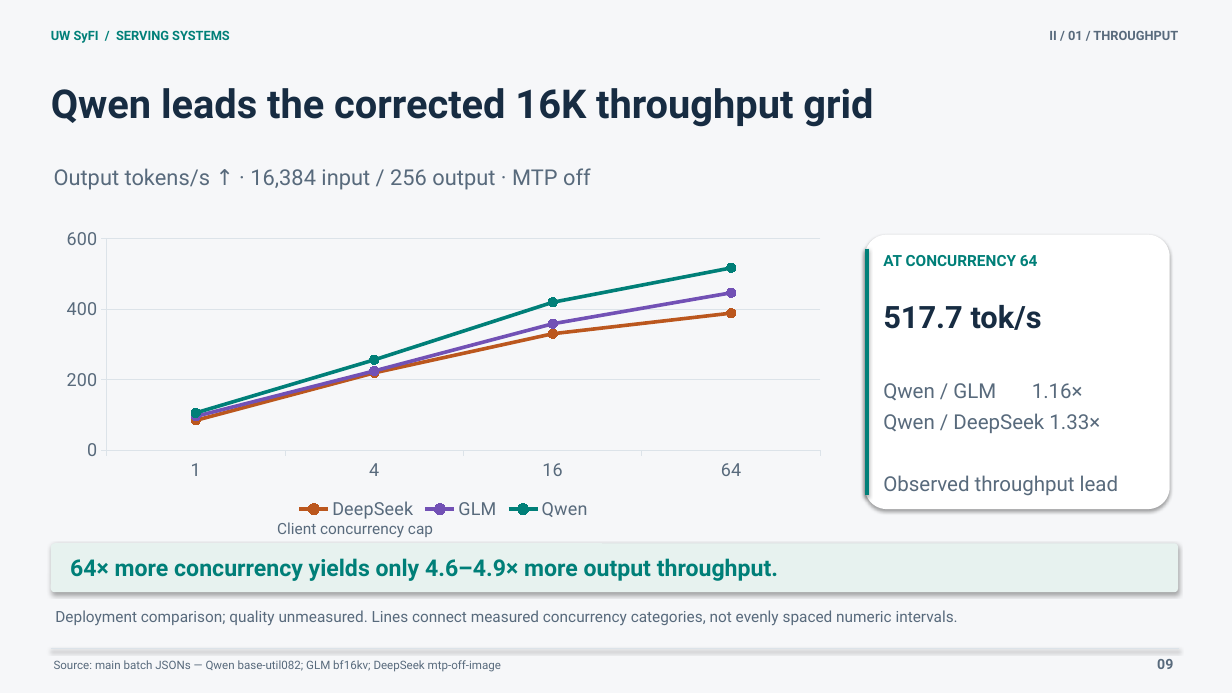
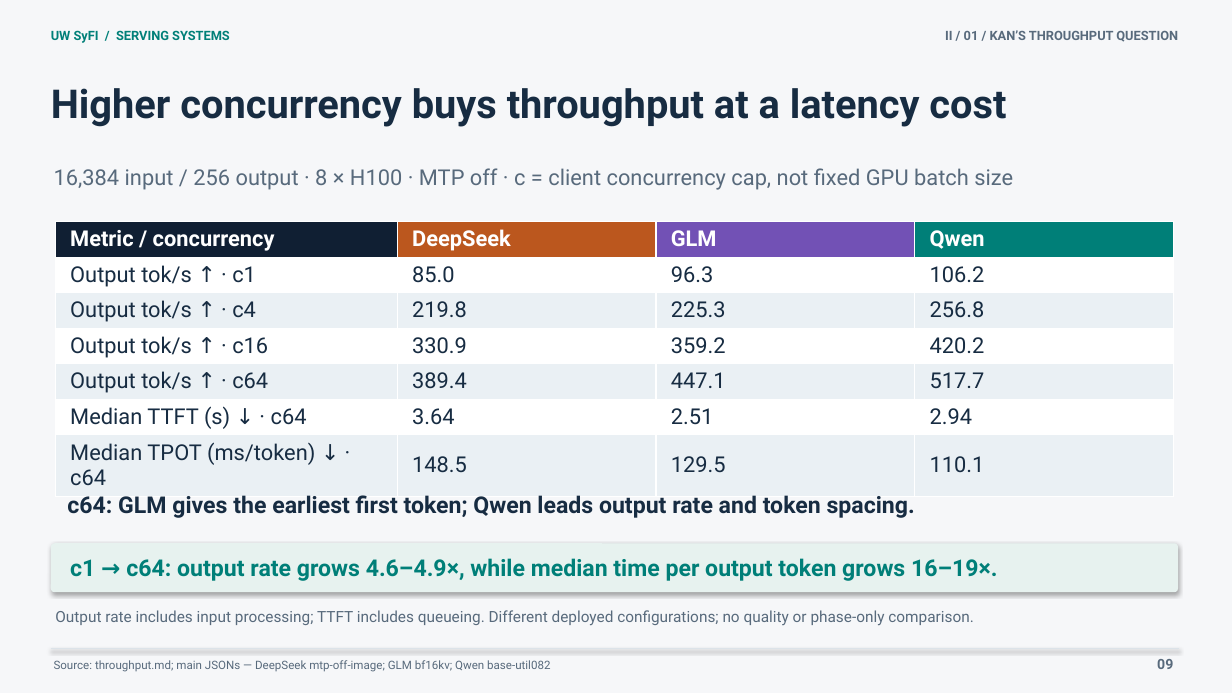
Before and after one commit to tant2tls/llms_frontier_serving, a slide deck: slide 9 of SyFI_ML_Serving_refined.pptx. Drawn at 1232x693 pixels with LibreOffice and Linux fonts; fonts in the diff are those of the drawing. Boxes give left, top, right and bottom in pixels: in the first picture for what was removed or moved away, otherwise in the second. Text is boxed around its words. In the diff, an @@ line names an element or a change of style, - is before the commit and + after.

```diff
--- a/SyFI_ML_Serving_refined.pptx
+++ b/SyFI_ML_Serving_refined.pptx
@@ text at (x1=945, y1=30, x2=1178, y2=42): text changed @@
-II / 01 / THROUGHPUT
+II / 01 / KAN’S THROUGHPUT QUESTION
@@ text at (x1=51, y1=88, x2=1006, y2=127): text changed @@
-Qwen leads the corrected 16K throughput grid
+Higher concurrency buys throughput at a latency cost
@@ text at (x1=54, y1=168, x2=1013, y2=190): text changed @@
-Output tokens/s ↑ · 16,384 input / 256 output · MTP off
+16,384 input / 256 output · 8 × H100 · MTP off · c = client concurrency cap, not fixed GPU batch size
@@ line chart removed at (x1=51, y1=222, x2=836, y2=524) @@
-categories: 1, 4, 16, 64
-DeepSeek: 90, 220, 330, 390
-GLM: 100, 230, 360, 450
-Qwen: 110, 260, 420, 520
@@ table added at (x1=55, y1=222, x2=1174, y2=489), 7 rows, 4 columns @@
+Metric / concurrency | DeepSeek | GLM | Qwen
+Output tok/s ↑ · c1 | 85.0 | 96.3 | 106.2
+Output tok/s ↑ · c4 | 219.8 | 225.3 | 256.8
+Output tok/s ↑ · c16 | 330.9 | 359.2 | 420.2
+Output tok/s ↑ · c64 | 389.4 | 447.1 | 517.7
+Median TTFT (s) ↓ · c64 | 3.64 | 2.51 | 2.94
+Median TPOT (ms/token) ↓ · c64 | 148.5 | 129.5 | 110.1
@@ rounded rectangle removed at (x1=865, y1=235, x2=1170, y2=509) @@
@@ line removed from (867, 249) to (867, 495) @@
@@ text removed at (x1=883, y1=255, x2=1038, y2=266) @@
-AT CONCURRENCY 64
@@ text removed at (x1=883, y1=305, x2=1042, y2=330) @@
-517.7 tok/s
@@ text removed at (x1=883, y1=383, x2=1118, y2=496) @@
-Qwen / GLM 1.16×
-Qwen / DeepSeek 1.33×
-Observed throughput lead
@@ text added at (x1=67, y1=495, x2=915, y2=518), 18 pt, text #172C42, bold @@
+c64: GLM gives the earliest first token; Qwen leads output rate and token spacing.
@@ text removed at (x1=277, y1=522, x2=433, y2=537) @@
-Client concurrency cap
@@ text at (x1=70, y1=558, x2=998, y2=581): text changed @@
-64× more concurrency yields only 4.6–4.9× more output throughput.
+c1 → c64: output rate grows 4.6–4.9×, while median time per output token grows 16–19×.
@@ text at (x1=55, y1=610, x2=974, y2=625): text changed @@
-Deployment comparison; quality unmeasured. Lines connect measured concurrency categories, not evenly spaced numeric intervals.
+Output rate includes input processing; TTFT includes queueing. Different deployed configurations; no quality or phase-only comparison.
@@ text at (x1=54, y1=660, x2=550, y2=672): text changed @@
-Source: main batch JSONs — Qwen base-util082; GLM bf16kv; DeepSeek mtp-off-image
+Source: throughput.md; main JSONs — DeepSeek mtp-off-image; GLM bf16kv; Qwen base-util082
```
Also in this commit, not shown: 2 other slides changed, 2 slides added, 2 slides removed, 33 other files.
